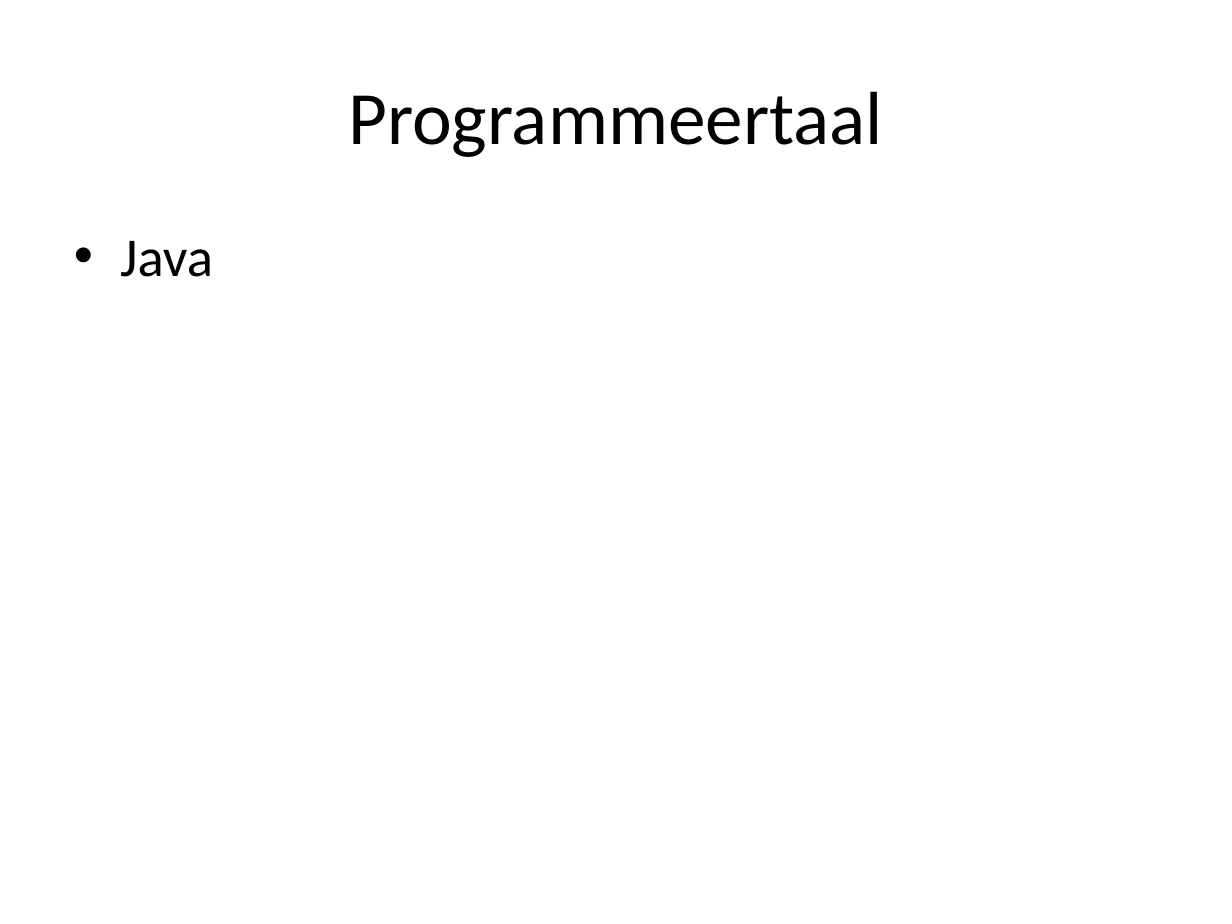
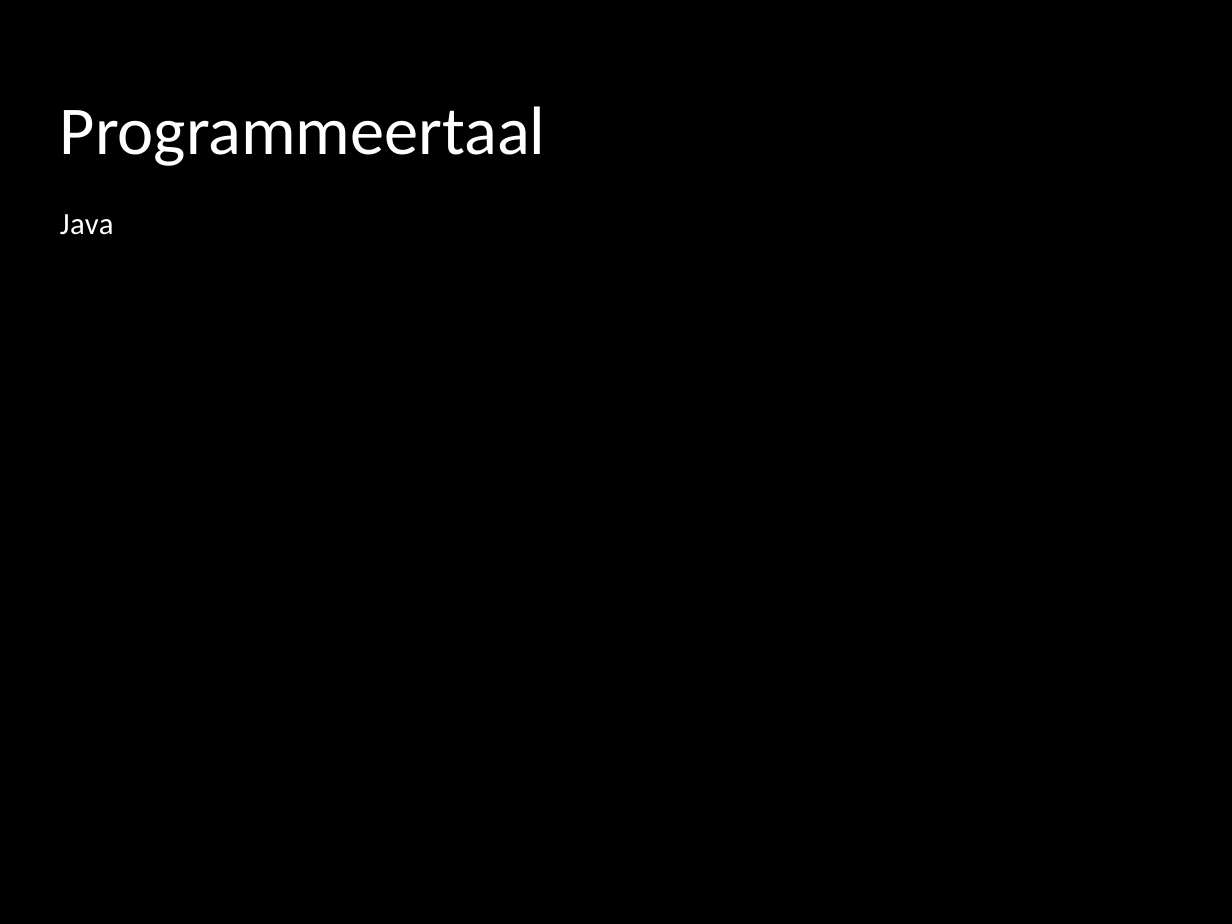
Before and after one commit to Lastje/Project_AOROCJL2, a slide deck: slide 3 of Documenten/Presentatie/Adresboek.pptx. Drawn at 1232x924 pixels with LibreOffice and Linux fonts; fonts in the diff are those of the drawing; background and template pictures are left out. Boxes give left, top, right and bottom in pixels: in the first picture for what was removed or moved away, otherwise in the second. Text is boxed around its words. In the diff, an @@ line names an element or a change of style, - is before the commit and + after.

```diff
--- a/Documenten/Presentatie/Adresboek.pptx
+++ b/Documenten/Presentatie/Adresboek.pptx
@@ background #FFFFFF to picture (left out) @@
@@ rectangle added at box(0, 0, 1232, 924), fill #000000 at 50% opacity @@
@@ title "Programmeertaal": place and size @@
-title "Programmeertaal" at box(348, 91, 883, 157)
+title "Programmeertaal" at box(60, 106, 546, 166)
@@ title "Programmeertaal" at box(60, 106, 546, 166): size 44 to 40 pt, text colour #000000 to #FFFFFF; alignment centre to left; more space between paragraphs; vertical alignment middle to bottom @@
@@ text "Java": place and size @@
-text "Java" at box(120, 241, 213, 277)
+text "Java" at box(60, 214, 114, 235)
@@ text "Java" at box(60, 214, 114, 235): size 32 to 18 pt, text colour #000000 to #FFFFFF, letter spacing 0 to 0.3 pt; bullet • to none; more space between paragraphs @@
```
Also in this commit, not shown: 6 other slides changed.
